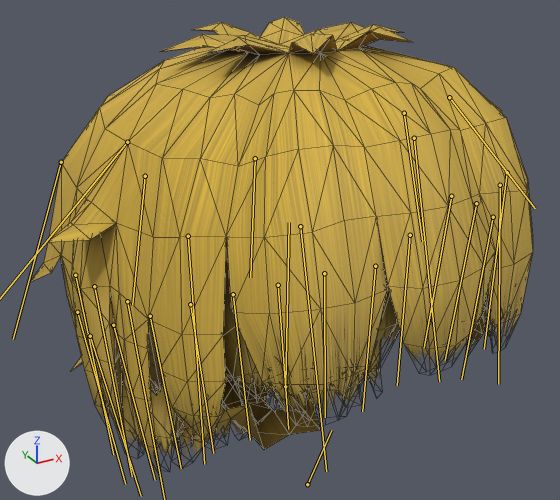
The glTF model data/chars/hair_boy/hair_inroom.gltf, before and after one commit.
Before and after are seen from a camera (50 mm lens) standing at (-0.3, -0.534, 0.407) and looking at (0.0, 0.011, 0.135). The lights are fixed; the arrows at lower left show +X, +Y and +Z. Both versions are drawn at frame 97 of the action 'GAME.INROOM.SEAT_WITH_PDA.LOOKING'; the numbers are the values there. The bones that bend it are drawn over the model as lines. Mesh edges are drawn as thin lines.

Names of what the first picture shows: 'hair.boy'.
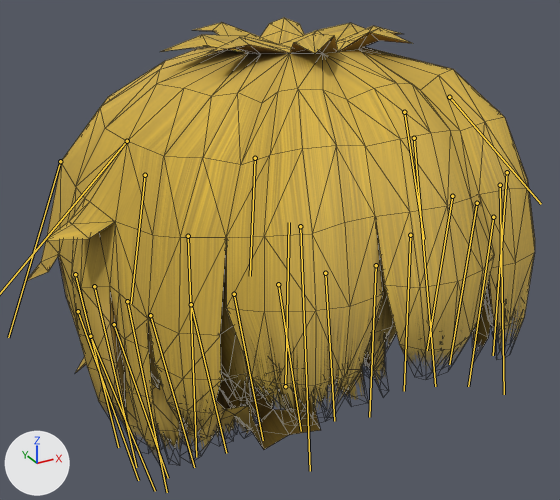
Commit message: fix knee animation Boy Siting In Room

What the commit changed:
Bone 'Front.001' (bone_front_001) turns from (5, 0, -3) to (3, 0, -1) degrees about its own x, y and z.
Bone 'Front.002.R' (bone_front_002_r) turns from (1, 0, -5) to (2, 0, -1) degrees about its own x, y and z.
Bone 'Front.002.L' (bone_front_002_l) turns from (5, 0, -6) to (2, 0, -2) degrees about its own x, y and z.
Bone 'Front.003.R' (bone_front_003_r) turns from (-1, 0, -4) to (1, 0, -1) degrees about its own x, y and z.
Bone 'Front.003.L' (bone_front_003_l) turns from (2, 0, -4) to (0, 0, 0) degrees about its own x, y and z.
Bone 'Side.001.L' (bone_side_001_l) turns from (-2, 0, -5) to (-2, 0, -1) degrees about its own x, y and z.
Bone 'Side.001.R' (bone_side_001_r) turns from (-3, 0, -2) to (-1, 0, 1) degrees about its own x, y and z.
Bone 'Side.002.R' (bone_side_002_r) turns from (-3, 0, -2) to (-1, 0, 0) degrees about its own x, y and z.
Bone 'Side.002.L' (bone_side_002_l) turns from (-2, 0, -3) to (-2, 0, 0) degrees about its own x, y and z.
Bone 'Side.003.R' (bone_side_003_r) turns from (-3, 0, -2) to (-1, 0, 0) degrees about its own x, y and z.
Bone 'Side.003.L' (bone_side_003_l) turns from (-3, 0, -2) to (-2, 0, 0) degrees about its own x, y and z.
Bone 'Side.004.R' (bone_side_004_r) turns from (-6, 0, 7) to (-2, 0, 5) degrees about its own x, y and z.
Bone 'Side.004.L' (bone_side_004_l) turns from (-5, 0, -11) to (-4, 0, -5) degrees about its own x, y and z.
Bone 'Back.001.R' (bone_back_001_r) moves from (0.001, 0.0, 0.0) to (0.0, 0.0, 0.0).
Bone 'Back.001.R' (bone_back_001_r) turns from (-9, 0, 4) to (-5, 0, 4) degrees about its own x, y and z.
Bone 'Back.001.L' (bone_back_001_l) moves from (0.001, 0.001, 0.001) to (0.0, 0.0, 0.0).
Bone 'Back.001.L' (bone_back_001_l) turns from (-9, -1, -8) to (-6, 0, -3) degrees about its own x, y and z.
Bone 'Back.002.R' (bone_back_002_r) moves from (0.001, 0.001, 0.0) to (0.0, 0.0, 0.0).
Bone 'Back.002.R' (bone_back_002_r) turns from (-11, 0, 1) to (-6, 0, 2) degrees about its own x, y and z.
Bone 'Back.002.L' (bone_back_002_l) moves from (0.001, 0.001, 0.0) to (0.0, 0.0, 0.0).
Bone 'Back.002.L' (bone_back_002_l) turns from (-12, 0, -5) to (-7, 0, -1) degrees about its own x, y and z.
Bone 'Back.003.R' (bone_back_003_r) moves from (0.001, 0.001, 0.0) to (0.0, 0.0, 0.0).
Bone 'Back.003.R' (bone_back_003_r) turns from (-12, 0, 1) to (-7, 0, 2) degrees about its own x, y and z.
Bone 'Back.003.L' (bone_back_003_l) moves from (0.001, 0.001, 0.0) to (0.0, 0.0, 0.0).
Bone 'Back.003.L' (bone_back_003_l) turns from (-12, 0, -5) to (-7, 0, -1) degrees about its own x, y and z.
Bone 'Back.004.R' (bone_back_004_r) moves from (0.001, 0.001, 0.0) to (0.0, 0.0, 0.0).
Bone 'Back.004.R' (bone_back_004_r) turns from (-12, 0, -1) to (-7, 0, 1) degrees about its own x, y and z.
Bone 'Back.004.L' (bone_back_004_l) moves from (0.001, 0.001, 0.0) to (0.0, 0.0, 0.0).
Bone 'Back.004.L' (bone_back_004_l) turns from (-12, 0, -4) to (-7, 0, 0) degrees about its own x, y and z.
Bone 'Tail.001.L' (bone_tail_001_l) turns from (4, 0, -1) to (2, 0, 0) degrees about its own x, y and z.

Where the change shows, as pixel boxes [x1, y1, x2, y2] in the pictures (560 x 500 px):
'hair.boy', posed: before [29, 17, 533, 469]; after [26, 18, 535, 462]
bone 'Front.001', root to tip: before (414, 138) to (439, 381); after (414, 138) to (435, 386)
bone 'Front.002.R', root to tip: before (300, 226) to (326, 471); after (300, 226) to (310, 471)
bone 'Front.002.L', root to tip: before (500, 185) to (498, 384); after (500, 185) to (504, 394)
bone 'Front.003.R', root to tip: before (188, 236) to (204, 464); after (188, 236) to (196, 457)
bone 'Front.003.L', root to tip: before (507, 172) to (484, 349); after (507, 172) to (493, 355)
bone 'Side.001.L', root to tip: before (493, 217) to (461, 379); after (493, 217) to (468, 386)
bone 'Side.002.R', root to tip: before (94, 286) to (132, 476); after (94, 286) to (136, 467)
bone 'Side.002.L', root to tip: before (476, 203) to (445, 360); after (477, 203) to (449, 364)
bone 'Side.003.R', root to tip: before (75, 275) to (113, 454); after (75, 274) to (118, 447)
bone 'Side.003.L', root to tip: before (451, 196) to (424, 347); after (452, 196) to (427, 350)
bone 'Side.004.R', root to tip: before (77, 312) to (125, 484); after (78, 311) to (138, 480)
bone 'Side.004.L', root to tip: before (410, 235) to (397, 385); after (410, 235) to (404, 391)
bone 'Back.001.R', root to tip: before (90, 336) to (141, 496); after (90, 336) to (155, 491)
bone 'Back.001.L', root to tip: before (375, 266) to (362, 411); after (376, 265) to (369, 417)
bone 'Back.002.R', root to tip: before (113, 325) to (155, 480); after (114, 324) to (168, 478)
bone 'Back.002.L', root to tip: before (324, 273) to (325, 417); after (325, 273) to (334, 421)
bone 'Back.003.R', root to tip: before (150, 316) to (181, 468); after (150, 315) to (194, 467)
bone 'Back.003.L', root to tip: before (278, 285) to (288, 429); after (278, 284) to (301, 431)
bone 'Back.004.R', root to tip: before (190, 304) to (213, 453); after (191, 304) to (226, 453)
bone 'Back.004.L', root to tip: before (233, 294) to (250, 440); after (234, 294) to (263, 440)
bone 'Tail.001.L', root to tip: before (449, 97) to (535, 208); after (449, 97) to (541, 204)
